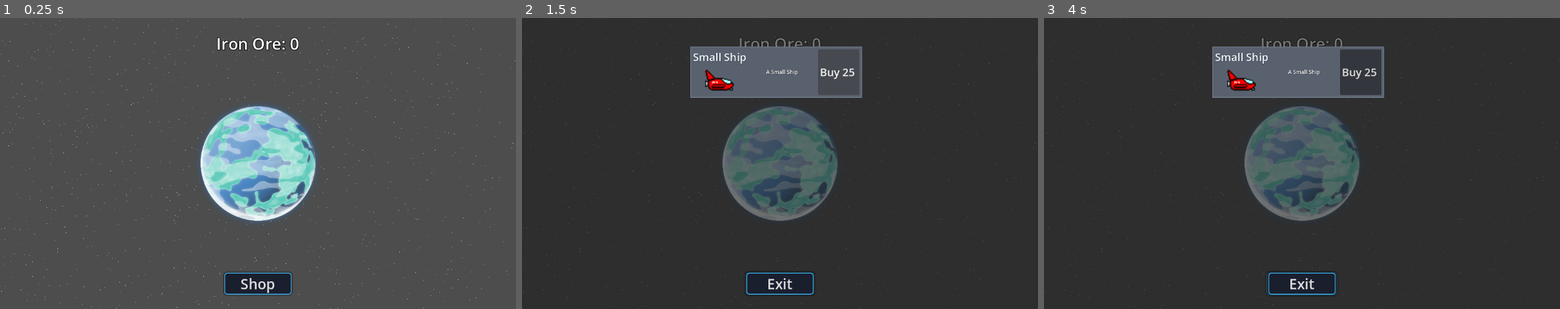
Above: before the commit, frames 1-3 (left to right).
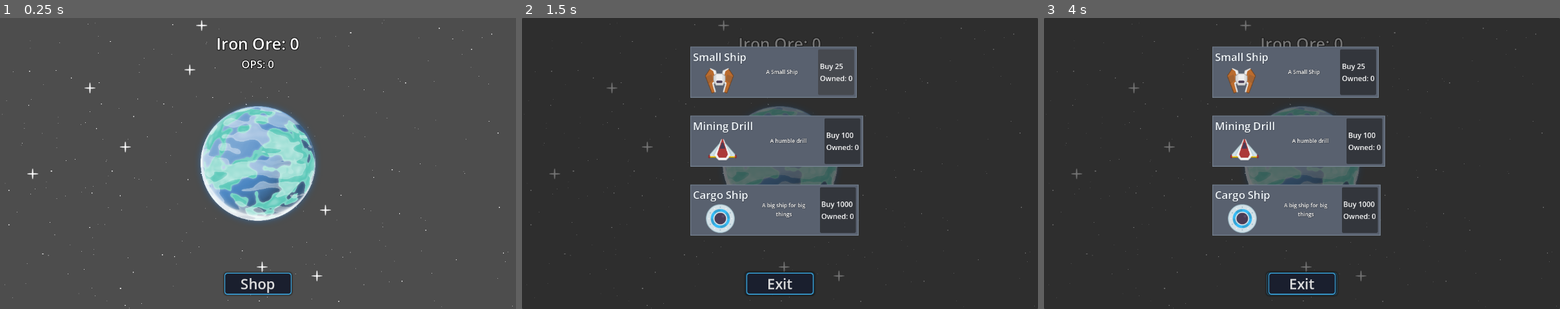
Above: after the commit, the same moments.

Repository: AllanSechrist/Tap
Game: Godot game, scene res://level/sand_box.tscn
Two runs of this game, one before a commit and one after it. Both use one fixed random seed, a clock stepped at 60 frames per second and the inputs below.
Inputs (mouse positions are in pixels of both pictures, inside the frame that each line leads up to):
- Up to frame 1 (0.25 s): no input
- Up to frame 2 (1.5 s): click "Shop" at 0.5 s; click (836, 73) at 1.25 s, where only the run before the commit has a clickable "Buy 25"
- Up to frame 3 (4 s): click (1358, 73) at 2.02 s; click "Shop" at 2.75 s; click "Shop" at 3.5 s

The runs differ from the first frame. In frame 1, 0.7% of the frame differs, in the area x 0-100%, y 0-100%; in frame 2, 8.1%; in frame 3, 8.0%.

Commit message:
Add art assets to game. Add label to hud for ore per second. Fix issue with shop card display.

Diff:
--- a/Manager/EventBus.gd
+++ b/Manager/EventBus.gd
@@ -10,7 +10,8 @@
 
 # ------- HUD -------
 signal update_resource_label(type: ResourceHandler.resource_type, new_value: int)
-signal update_item_label(item: Item, amount: int) #pass in item type and amount
+signal update_owned_label(item: Item, new_value: int) #pass in item type and amount
+signal update_ore_per_second_label(new_value: int)
 
 # ------- SHOP -------
 signal toggle_shop_menu()
--- a/Production/production_handler.gd
+++ b/Production/production_handler.gd
@@ -19,6 +19,9 @@
 
 	for item in catalog.items:
 		item_lookup[item.id] = item
+
+func get_resources_per_second() -> int:
+	return 0
 
 func _on_tick() -> void:
 	for item_id in inventory.keys():
@@ -48,6 +51,8 @@
 		return
 
 	inventory[item.id] = inventory.get(item.id, 0) + amount
+	Events.update_owned_label.emit(item, inventory[item.id])
+	Events.update_ore_per_second_label.emit(get_resources_per_second())
 
 func _on_remove_item(item: Item, amount: int) -> void:
 	if item == null or amount <= 0:
--- a/Shop/ShopUI/shop_ui.tscn
+++ b/Shop/ShopUI/shop_ui.tscn
@@ -76,7 +76,7 @@
 layout_mode = 2
 
 [node name="ScrollContainer" type="ScrollContainer" parent="PanelContainer/MarginContainer/VBoxContainer" unique_id=2138070313]
-custom_minimum_size = Vector2(200, 100)
+custom_minimum_size = Vector2(300, 100)
 layout_mode = 2
 size_flags_horizontal = 4
 size_flags_vertical = 3
@@ -85,10 +85,10 @@
 
 [node name="GridContainer" type="GridContainer" parent="PanelContainer/MarginContainer/VBoxContainer/ScrollContainer" unique_id=1431844933]
 unique_name_in_owner = true
-custom_minimum_size = Vector2(300, 0)
+custom_minimum_size = Vector2(400, 0)
 layout_mode = 2
 size_flags_horizontal = 6
-size_flags_vertical = 4
+size_flags_vertical = 3
 
 [node name="ExitButton" type="Button" parent="." unique_id=476548191]
 custom_minimum_size = Vector2(150, 0)
--- a/Shop/Shops/earth/earth.tres
+++ b/Shop/Shops/earth/earth.tres
@@ -3,8 +3,10 @@
 [ext_resource type="Script" uid="uid://b4bvyu5ubixtr" path="res://items/item.gd" id="1_wsnj5"]
 [ext_resource type="Resource" uid="uid://cexy6uxhl7xwe" path="res://items/small_ship.tres" id="2_8qhvq"]
 [ext_resource type="Script" uid="uid://c6cixgpy4ljr5" path="res://Shop/shop_catalog.gd" id="2_147yu"]
+[ext_resource type="Resource" uid="uid://dkodq0cl7fwup" path="res://items/mining_drill.tres" id="3_mc5gb"]
+[ext_resource type="Resource" uid="uid://c0kfo8r7tif3w" path="res://items/cargo_ship.tres" id="4_a3h26"]
 
 [resource]
 script = ExtResource("2_147yu")
-items = Array[ExtResource("1_wsnj5")]([ExtResource("2_8qhvq")])
+items = Array[ExtResource("1_wsnj5")]([ExtResource("2_8qhvq"), ExtResource("3_mc5gb"), ExtResource("4_a3h26")])
 metadata/_custom_type_script = "uid://c6cixgpy4ljr5"
--- a/UI/HUD/HUD.gd
+++ b/UI/HUD/HUD.gd
@@ -7,7 +7,7 @@
 	ResourceHandler.resource_type.IRON_PLATE: "Iron Plate",
 	ResourceHandler.resource_type.COPPER_PLATE: "Copper Plate",
 }
-
+@onready var ops_label: Label = %OPSLabel
 @onready var resource_labels := {
 	ResourceHandler.resource_type.IRON_ORE: %IronOreLabel,
 	ResourceHandler.resource_type.IRON_PLATE: %IronPlateLabel,
@@ -17,10 +17,12 @@
 
 func _ready() -> void:
 	Events.update_resource_label.connect(_on_resource_changed)
+	Events.update_ore_per_second_label.connect(_on_ore_per_second_update)
 	# set iron ore label
 	resource_labels[0].text = "%s: %d" % [RESOURCE_DISPLAY_NAMES[0], 0]
 	#for label in resource_labels.keys():
 		#set_label_visibility(resource_labels[label], 0)
+	ops_label.text = "OPS: 0"
 
 func _on_resource_changed(type: ResourceHandler.resource_type, new_value: int) -> void:
 	var display_name = RESOURCE_DISPLAY_NAMES[type]
@@ -36,3 +38,6 @@
 
 func _on_shop_menu_pressed() -> void:
 	Events.toggle_shop_menu.emit()
+
+func _on_ore_per_second_update(value: int) -> void:
+	ops_label.text = "OPS: " + str(value)
--- a/UI/HUD/HUD.tscn
+++ b/UI/HUD/HUD.tscn
@@ -47,6 +47,12 @@
 
 [sub_resource type="LabelSettings" id="LabelSettings_msqxa"]
 font_size = 36
+outline_size = 5
+outline_color = Color(0, 0, 0, 1)
+shadow_color = Color(0, 0, 0, 1)
+
+[sub_resource type="LabelSettings" id="LabelSettings_53dev"]
+font_size = 24
 outline_size = 5
 outline_color = Color(0, 0, 0, 1)
 shadow_color = Color(0, 0, 0, 1)
@@ -134,6 +140,14 @@
 text = "Iron Ore: 1000000"
 label_settings = SubResource("LabelSettings_msqxa")
 
+[node name="OPSLabel" type="Label" parent="MarginContainer/CenterContainer/ResourceList" unique_id=206562819]
+unique_name_in_owner = true
+layout_mode = 2
+text = "OPS: 0"
+label_settings = SubResource("LabelSettings_53dev")
+horizontal_alignment = 1
+vertical_alignment = 1
+
 [connection signal="mouse_entered" from="MenuMargin/HBoxContainer/ShopMenu" to="MenuMargin/HBoxContainer/ShopMenu" method="_on_mouse_entered"]
 [connection signal="mouse_exited" from="MenuMargin/HBoxContainer/ShopMenu" to="MenuMargin/HBoxContainer/ShopMenu" method="_on_mouse_exited"]
 [connection signal="pressed" from="MenuMargin/HBoxContainer/ShopMenu" to="." method="_on_shop_menu_pressed"]
--- a/assets/effects/space_fx.gd
+++ b/assets/effects/space_fx.gd
@@ -1,6 +1,15 @@
 extends Node2D
 
-@onready var cpu_particles_2d: CPUParticles2D = $CPUParticles2D
+@onready var small_stars: CPUParticles2D = $SmallStars
+@onready var medium_stars: CPUParticles2D = $MediumStars
+@onready var large_stars: CPUParticles2D = $LargeStars
+
+@export_category("Star_amounts")
+@export var small_amount: int = 250
+@export var medium_amount: int = 80
+@export var large_amount: int = 10
 
 func _ready() -> void:
-	cpu_particles_2d.amount = 1000
+	small_stars.amount = small_amount
+	medium_stars.amount = medium_amount
+	large_stars.amount = large_amount
--- a/assets/effects/space_fx.tscn
+++ b/assets/effects/space_fx.tscn
@@ -1,11 +1,12 @@
 [gd_scene format=3 uid="uid://ckf36bxqt3b7f"]
 
 [ext_resource type="Script" uid="uid://bynnqf8latt0u" path="res://assets/effects/space_fx.gd" id="1_d8kov"]
+[ext_resource type="Texture2D" uid="uid://wjl8e7k5qxv3" path="res://assets/art/space_misc/star1.png" id="2_3am6r"]
 
 [node name="SpaceFX" type="Node2D" unique_id=291518817]
 script = ExtResource("1_d8kov")
 
-[node name="CPUParticles2D" type="CPUParticles2D" parent="." unique_id=1698384989]
+[node name="SmallStars" type="CPUParticles2D" parent="." unique_id=1698384989]
 position = Vector2(0, 325)
 amount = 50
 lifetime = 360.0
@@ -18,3 +19,34 @@
 gravity = Vector2(0, 0)
 initial_velocity_min = 2.0
 initial_velocity_max = 5.0
+
+[node name="MediumStars" type="CPUParticles2D" parent="." unique_id=2022570615]
+position = Vector2(0, 325)
+amount = 50
+lifetime = 360.0
+one_shot = true
+preprocess = 360.0
+speed_scale = 0.0
+emission_shape = 3
+emission_rect_extents = Vector2(1, 325)
+spread = 0.0
+gravity = Vector2(0, 0)
+initial_velocity_min = 2.0
+initial_velocity_max = 5.0
+scale_amount_min = 1.5
+scale_amount_max = 2.2
+
+[node name="LargeStars" type="CPUParticles2D" parent="." unique_id=2132222454]
+position = Vector2(0, 325)
+amount = 50
+texture = ExtResource("2_3am6r")
+lifetime = 360.0
+one_shot = true
+preprocess = 360.0
+speed_scale = 0.0
+emission_shape = 3
+emission_rect_extents = Vector2(1, 325)
+spread = 0.0
+gravity = Vector2(0, 0)
+initial_velocity_min = 2.0
+initial_velocity_max = 4.0
--- a/items/cargo_ship.tres
+++ b/items/cargo_ship.tres
@@ -1,5 +1,6 @@
 [gd_resource type="Resource" script_class="Item" format=3 uid="uid://c0kfo8r7tif3w"]
 
+[ext_resource type="Texture2D" uid="uid://b2fmsjlqvge3d" path="res://assets/art/ships/ufoBlue.png" id="1_omoqp"]
 [ext_resource type="Script" uid="uid://b4bvyu5ubixtr" path="res://items/item.gd" id="1_qkm3p"]
 
 [resource]
@@ -7,4 +8,11 @@
 id = &"cargo_ship"
 display_name = "Cargo Ship"
 description = "A big ship for big things"
+icon = ExtResource("1_omoqp")
+costs = Dictionary[int, int]({
+0: 1000
+})
+production = Dictionary[int, int]({
+0: 25
+})
 metadata/_custom_type_script = "uid://b4bvyu5ubixtr"
--- a/items/itemUI/item_card.gd
+++ b/items/itemUI/item_card.gd
@@ -5,9 +5,15 @@
 @onready var card_icon: TextureRect = %CardIcon
 @onready var perchase_button: Button = %PerchaseButton
 @onready var description_label: Label = %DescriptionLabel
+@onready var buy_label: Label = %BuyLabel
+@onready var owned_label: Label = %OwnedLabel
+@onready var button_labels: VBoxContainer = %ButtonLabels
 
 var item: Item
 var amount := 1
+
+func _ready() -> void:
+	Events.update_owned_label.connect(_on_update_owned_label)
 
 func setup(new_item: Item):
 	item = new_item
@@ -20,8 +26,28 @@
 	for resource in item.costs:
 		text += " %d " % [item.costs[resource]]
 
-	perchase_button.text = text
+	update_text(text, "Buy")
+	update_text("Owned: 0", "Owned")
 
+func update_text(text: String, label_type: String) -> void:
+	if label_type == "Buy":
+		buy_label.text = text
+	elif label_type == "Owned":
+		owned_label.text = text
+	else:
+		print("Debug from update_text: type unclear")
+		return
+
+	await get_tree().process_frame
+	button_labels.custom_minimum_size = button_labels.get_combined_minimum_size()
+
+func _on_update_owned_label(update_item: Item, value: int) -> void:
+	if update_item != item:
+		return
+
+	var text = "Owned: " + str(value)
+
+	update_text(text, "Owned")
 
 func _on_perchase_button_pressed() -> void:
 	Events.perchase_request.emit(item, amount)
--- a/items/itemUI/item_card.tscn
+++ b/items/itemUI/item_card.tscn
@@ -84,9 +84,33 @@
 
 [node name="PerchaseButton" type="Button" parent="PanelContainer/MarginContainer/HBoxContainer" unique_id=905830685]
 unique_name_in_owner = true
-custom_minimum_size = Vector2(32, 32)
+custom_minimum_size = Vector2(80, 0)
 layout_mode = 2
 theme_override_font_sizes/font_size = 24
-text = "Buy: 99"
+
+[node name="ButtonLabels" type="VBoxContainer" parent="PanelContainer/MarginContainer/HBoxContainer/PerchaseButton" unique_id=696055843]
+unique_name_in_owner = true
+layout_mode = 1
+anchors_preset = 8
+anchor_left = 0.5
+anchor_top = 0.5
+anchor_right = 0.5
+anchor_bottom = 0.5
+offset_left = -35.5
+offset_top = -11.5
+offset_right = 35.5
+offset_bottom = 11.5
+grow_horizontal = 2
+grow_vertical = 2
+
+[node name="BuyLabel" type="Label" parent="PanelContainer/MarginContainer/HBoxContainer/PerchaseButton/ButtonLabels" unique_id=1874646441]
+unique_name_in_owner = true
+layout_mode = 2
+text = "Buy 9999"
+
+[node name="OwnedLabel" type="Label" parent="PanelContainer/MarginContainer/HBoxContainer/PerchaseButton/ButtonLabels" unique_id=1111024365]
+unique_name_in_owner = true
+layout_mode = 2
+text = "Owned 9999"
 
 [connection signal="pressed" from="PanelContainer/MarginContainer/HBoxContainer/PerchaseButton" to="." method="_on_perchase_button_pressed"]
--- a/items/mining_drill.tres
+++ b/items/mining_drill.tres
@@ -1,10 +1,18 @@
 [gd_resource type="Resource" script_class="Item" format=3 uid="uid://dkodq0cl7fwup"]
 
 [ext_resource type="Script" uid="uid://b4bvyu5ubixtr" path="res://items/item.gd" id="1_gu338"]
+[ext_resource type="Texture2D" uid="uid://bpsobtvdi30mf" path="res://assets/art/ships/playerShip3_red.png" id="1_ka4sa"]
 
 [resource]
 script = ExtResource("1_gu338")
 id = &"mining_drill"
 display_name = "Mining Drill"
 description = "A humble drill"
+icon = ExtResource("1_ka4sa")
+costs = Dictionary[int, int]({
+0: 100
+})
+production = Dictionary[int, int]({
+0: 10
+})
 metadata/_custom_type_script = "uid://b4bvyu5ubixtr"
--- a/items/small_ship.tres
+++ b/items/small_ship.tres
@@ -1,7 +1,7 @@
 [gd_resource type="Resource" script_class="Item" format=3 uid="uid://cexy6uxhl7xwe"]
 
 [ext_resource type="Script" uid="uid://b4bvyu5ubixtr" path="res://items/item.gd" id="1_v0doh"]
-[ext_resource type="Texture2D" uid="uid://7p1dlef3xfix" path="res://assets/art/tiny_ship.png" id="1_yfa1p"]
+[ext_resource type="Texture2D" uid="uid://byvoirbwexebk" path="res://assets/art/ships/enemyRed1.png" id="1_yfa1p"]
 
 [resource]
 script = ExtResource("1_v0doh")
--- a/planets/planet.tscn
+++ b/planets/planet.tscn
@@ -1,7 +1,7 @@
 [gd_scene format=3 uid="uid://d1etdx34g3waf"]
 
 [ext_resource type="Script" uid="uid://4ilrr4ujhlh3" path="res://planets/planet.gd" id="1_0coog"]
-[ext_resource type="Texture2D" uid="uid://cgmeama31tfc4" path="res://assets/art/planet00.png" id="1_xgwrp"]
+[ext_resource type="Texture2D" uid="uid://cgmeama31tfc4" path="res://assets/art/planets/planet00.png" id="1_xgwrp"]
 
 [sub_resource type="CircleShape2D" id="CircleShape2D_0coog"]
 radius = 276.06522
Binary file added: assets/art/effects/fire00.png
Not shown, added: assets/art/effects/fire00.png.import
Binary file added: assets/art/effects/fire01.png
Not shown, added: assets/art/effects/fire01.png.import
Binary file added: assets/art/effects/fire02.png
Not shown, added: assets/art/effects/fire02.png.import
Binary file added: assets/art/effects/fire03.png
Not shown, added: assets/art/effects/fire03.png.import
Binary file added: assets/art/effects/fire04.png
Not shown, added: assets/art/effects/fire04.png.import
Binary file added: assets/art/effects/fire05.png
Not shown, added: assets/art/effects/fire05.png.import
(and 240 more such lines)
